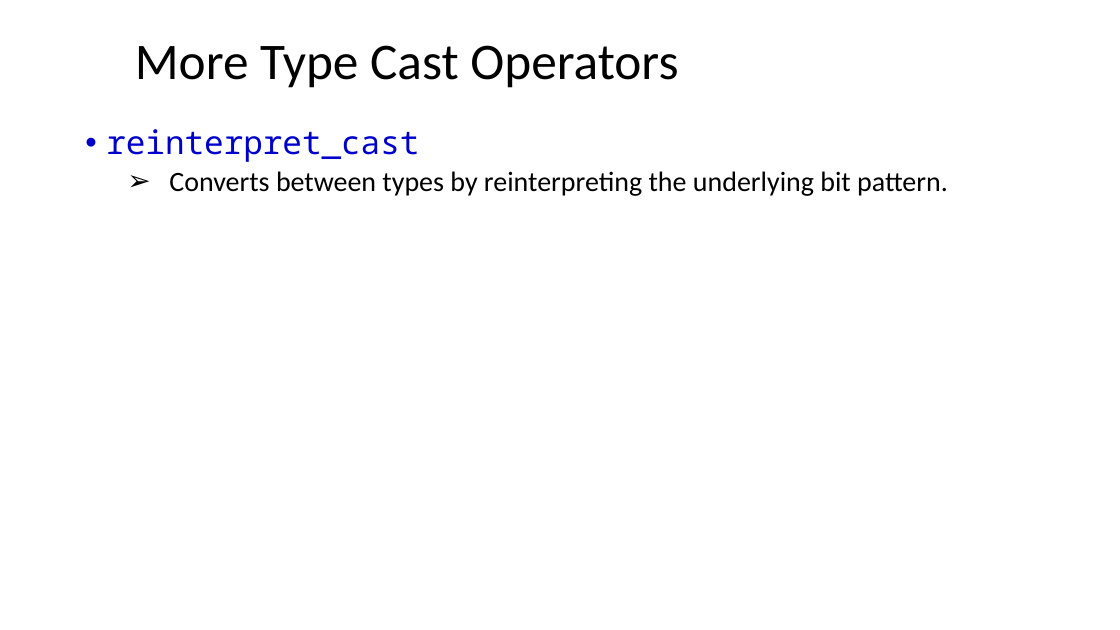
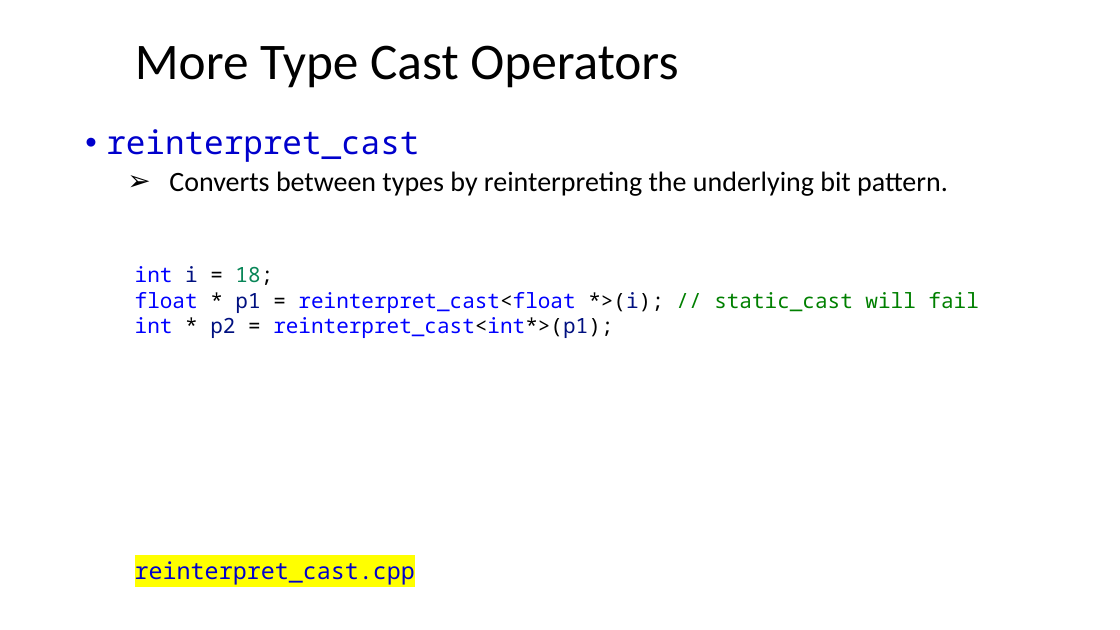
Before and after one commit to dayekuaipao/CPPLearning, a slide deck: slide 17 of week15/Lecture15.pptx (slide 19 before the commit). Drawn at 1120x630 pixels with LibreOffice and Linux fonts; fonts in the diff are those of the drawing; background and template pictures are left out. Boxes give left, top, right and bottom in pixels: in the first picture for what was removed or moved away, otherwise in the second. Text is boxed around its words. In the diff, an @@ line names an element or a change of style, - is before the commit and + after.

```diff
--- a/week15/Lecture15.pptx
+++ b/week15/Lecture15.pptx
@@ text added at [135, 266, 978, 338], 18 pt, text #0000FF @@
+int i = 18;
+float * p1 = reinterpret_cast<float *>(i); // static_cast will fail
+int * p2 = reinterpret_cast<int*>(p1);
@@ rectangle added at [127, 553, 427, 590], fill #FFFFFF, 20 pt, text #0000CC @@
+reinterpret_cast.cpp
```
Also in this commit, not shown: 1 other slide changed, 2 slides removed, 5 other files.
